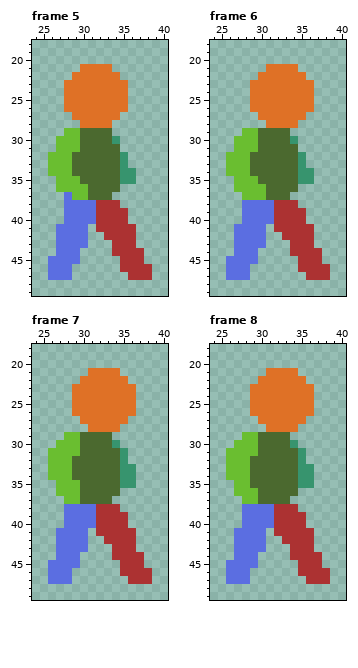
Pixel-art file, stored at res/player/player_idle.ase. The picture above was drawn from the file before the commit.
64x64 pixels, 10 frames. Shown: frame 5: x 24..40, y 18..49; frame 6: x 24..40, y 18..49; frame 7: x 24..40, y 18..49; frame 8: x 24..40, y 18..49. The commit also changed other frames, which this record leaves out.
The result:
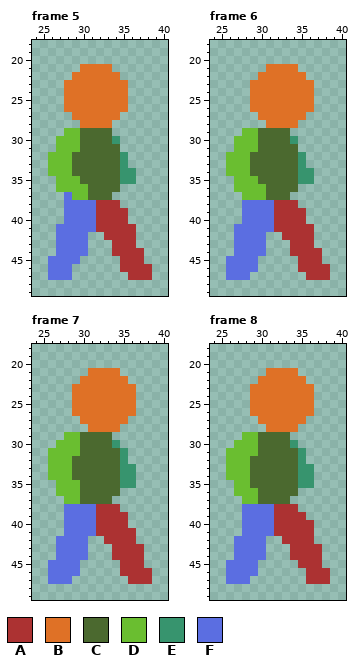
Palette (. is transparent): A #ac3232  B #df7126  C #4b692f  D #6abe30  E #37946e  F #5b6ee1
Diff:
--- frame 5, layer "Legs"
@@ x 28..33 @@
 40 FFFFAA
-41 FFF.AA
+41 FFFFAA
 42 FFF..A
 43 FFF...
-44 FF....
+44 FFF...
 45 FF....
--- frame 6, layer "Legs"
@@ x 27..33 @@
 40 .FFFFAA
-41 FFFF.AA
+41 FFFFFAA
 42 FFFF..A
 43 FFFF...
-44 FFF....
+44 FFFF...
 45 FFF....
-46 FF.....
+46 FFF....
 47 FF.....
--- frame 7, layer "Legs"
@@ x 24..40 @@
 40 ....FFFFAAAA.....
-41 ...FFFF.AAAAA....
+41 ....FFFFAAAAA....
 42 ...FFFF..AAAA....
-43 ...FFFF...AAA....
-44 ...FFF....AAAA...
+43 ...FFFF...AAAA...
+44 ...FFFF...AAAA...
 45 ..FFFF.....AAA...
-46 ..FFF......AAAA..
+46 ..FFFF.....AAAA..
 47 ..FFF.......AAA..
--- frame 8, layer "Legs"
@@ x 24..40 @@
 39 ....FFFFAAAA.....
-40 ....FFFFAAAA.....
-41 ...FFFF.AAAAA....
+40 ....FFFFAAAAA....
+41 ....FFFFAAAAA....
 42 ...FFFF..AAAA....
-43 ...FFFF...AAA....
-44 ...FFF....AAAA...
+43 ...FFFF...AAAA...
+44 ...FFFF...AAAA...
 45 ..FFFF.....AAA...
-46 ..FFF......AAAA..
+46 ..FFFF......AAA..
 47 ..FFF.......AAA..
Boxes around the changes in both pictures, in picture pixels (x1, y1, x2, y2):
added: (80, 224, 96, 256)
added: (250, 224, 274, 272)
changed: (56, 528, 96, 576)
added: (136, 544, 144, 552)
changed: (234, 520, 322, 576)
